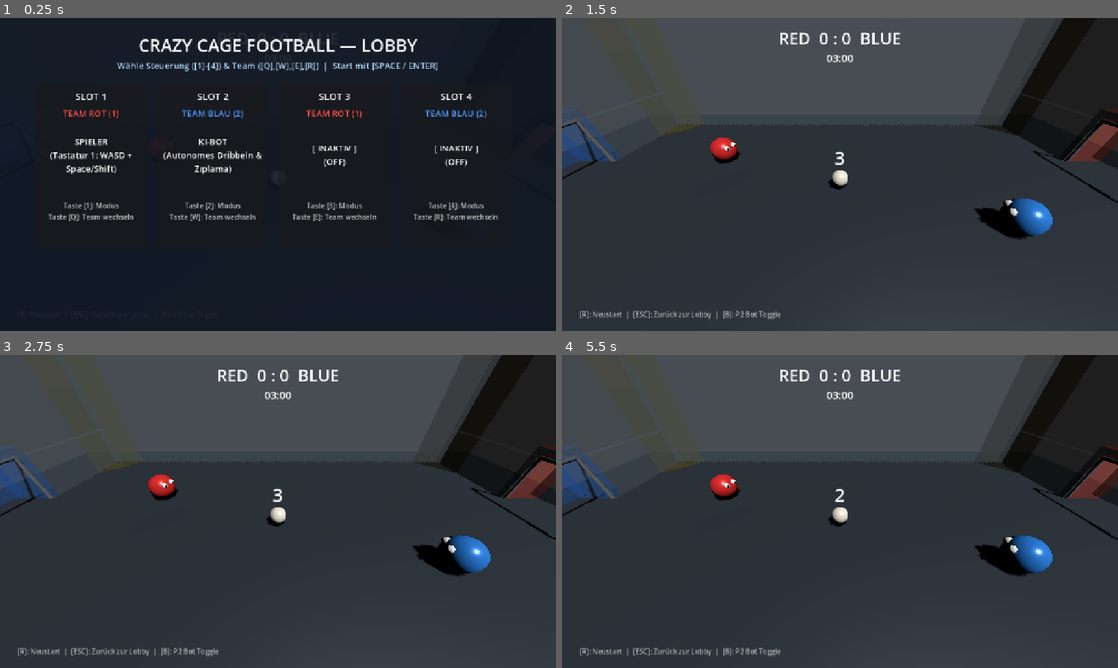
Above: before the commit, frames 1-4 (two rows, left to right).
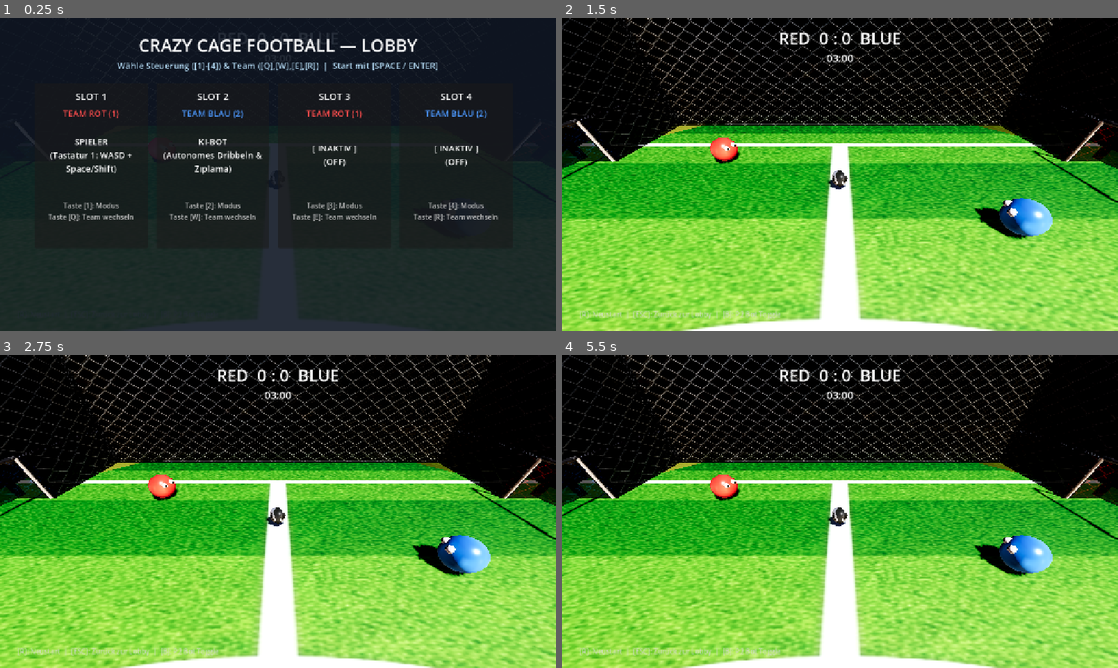
Above: after the commit, the same moments.

Repository: RobinNunkesser/gd-godot-crazy-cage-football
Game: Godot game, scene res://scenes/main.tscn
Two runs of this game, one before a commit and one after it. Both use one fixed random seed, a clock stepped at 60 frames per second and the inputs below.
Inputs:
- Up to frame 1 (0.25 s): no input
- Up to frame 2 (1.5 s): tap Enter (p2_jump) at 0.5 s; hold D (p1_right) 0.53-1.28 s; tap Shift (p1_boost) at 0.6 s; tap Space (p1_jump) at 0.77 s; tap R (restart) at 1.25 s; hold S (p1_down) from 1.28 s (still down); tap Down (p2_down) at 1.35 s
- Up to frame 3 (2.75 s): tap Space (p1_jump) at 1.52 s; tap R (restart) at 2 s; release S (p1_down) at 2.03 s; hold D (p1_right) from 2.03 s (still down); hold Left (p2_left) from 2.03 s (still down)
- Up to frame 4 (5.5 s): tap R (restart) at 2.75, 3.5, 4.25 s; release D (p1_right) at 2.78 s; release Left (p2_left) at 2.78 s; hold W (p1_up) 2.78-3.53 s; tap Right (p2_right) at 2.85 s; tap Space (p1_jump) at 3.02, 3.77, 4.52 s; hold Up (p2_up) 3.53-4.28 s; hold A (p1_left) 3.53-5.03 s; tap 1 at 4.35 s; hold S (p1_down) from 5.03 s (still down); tap 2 at 5.1 s

The runs differ from the first frame. In frame 2, 95% of the frame differs, in the area x 0-100%, y 0-100%; in frame 3, 95%; in frame 4, 95%.

Commit message:
feat(textures): add pitch turf, chainlink fence, soccer ball and night cage stadium skybox

Diff:
--- a/scenes/main.gd
+++ b/scenes/main.gd
@@ -56,15 +56,38 @@
 	add_child(whistle_player)
 
 func _build_scene() -> void:
-	# 1. Umwelt & Licht
+	# 1. Umwelt, Skybox & Flutlicht
+	var env = Environment.new()
+	env.background_mode = Environment.BG_SKY
+	var sky = Sky.new()
+	var skybox_path = "res://assets/textures/cage_skybox.jpg"
+	if ResourceLoader.exists(skybox_path):
+		var pano = PanoramaSkyMaterial.new()
+		pano.panorama = load(skybox_path)
+		sky.sky_material = pano
+	else:
+		var proc_sky = ProceduralSkyMaterial.new()
+		sky.sky_material = proc_sky
+	env.sky = sky
+	env.tonemap_mode = Environment.TONE_MAPPER_ACES
+	env.glow_enabled = true
+	env.glow_intensity = 0.4
+	env.glow_bloom = 0.15
+
+	var world_env = WorldEnvironment.new()
+	world_env.name = "WorldEnvironment"
+	world_env.environment = env
+	add_child(world_env)
+
 	var sun = DirectionalLight3D.new()
 	sun.name = "StadiumLight"
 	sun.position = Vector3(15, 25, 15)
 	sun.rotation_degrees = Vector3(-55, 40, 0)
+	sun.light_energy = 1.3
 	sun.shadow_enabled = true
 	add_child(sun)
 
-	# 2. Boden (Stahl-Riffelblech Look)
+	# 2. Boden (Authentischer Street-Soccer Cage-Kunstrasen)
 	var floor_body = StaticBody3D.new()
 	floor_body.name = "CageFloor"
 	floor_body.position = Vector3(0, -0.2, 0)
@@ -84,9 +107,16 @@
 	var floor_inst = MeshInstance3D.new()
 	floor_inst.mesh = floor_box
 	var floor_mat = StandardMaterial3D.new()
-	floor_mat.albedo_color = Color(0.28, 0.32, 0.36)
-	floor_mat.metallic = 0.6
-	floor_mat.roughness = 0.4
+	var turf_path = "res://assets/textures/pitch_turf.jpg"
+	if ResourceLoader.exists(turf_path):
+		floor_mat.albedo_texture = load(turf_path)
+		floor_mat.uv1_scale = Vector3(1.0, 1.0, 1.0)
+		floor_mat.roughness = 0.65
+		floor_mat.metallic = 0.05
+	else:
+		floor_mat.albedo_color = Color(0.28, 0.32, 0.36)
+		floor_mat.metallic = 0.6
+		floor_mat.roughness = 0.4
 	floor_inst.material_override = floor_mat
 	floor_body.add_child(floor_inst)
 	add_child(floor_body)
@@ -149,7 +179,7 @@
 	camera.current = true
 	add_child(camera)
 
-func _build_wall(pos: Vector3, size: Vector3, wall_name: String, custom_color: Color = Color(0.4, 0.45, 0.5, 0.6)) -> void:
+func _build_wall(pos: Vector3, size: Vector3, wall_name: String, custom_color: Color = Color(0.75, 0.8, 0.85, 0.75)) -> void:
 	var body = StaticBody3D.new()
 	body.name = wall_name
 	body.position = pos
@@ -165,9 +195,20 @@
 	box.size = size
 	mesh_inst.mesh = box
 	var mat = StandardMaterial3D.new()
-	mat.albedo_color = custom_color
-	mat.transparency = BaseMaterial3D.TRANSPARENCY_ALPHA
-	mat.roughness = 0.3
+	var fence_path = "res://assets/textures/chainlink_fence.jpg"
+	if ResourceLoader.exists(fence_path):
+		mat.albedo_texture = load(fence_path)
+		var max_span = maxf(size.x, size.z)
+		mat.uv1_scale = Vector3(max_span * 0.45, size.y * 0.45, 1.0)
+		mat.albedo_color = custom_color
+		mat.transparency = BaseMaterial3D.TRANSPARENCY_ALPHA
+		mat.cull_mode = BaseMaterial3D.CULL_DISABLED
+		mat.metallic = 0.85
+		mat.roughness = 0.25
+	else:
+		mat.albedo_color = custom_color
+		mat.transparency = BaseMaterial3D.TRANSPARENCY_ALPHA
+		mat.roughness = 0.3
 	mesh_inst.material_override = mat
 	body.add_child(mesh_inst)
 	add_child(body)
--- a/scripts/ball.gd
+++ b/scripts/ball.gd
@@ -53,8 +53,14 @@
 		sphere.height = CageConfig.BALL_RADIUS * 2.0
 
 		var mat = StandardMaterial3D.new()
-		mat.albedo_color = Color(0.96, 0.94, 0.88) # Classic soccer white/cream
-		mat.roughness = 0.35
+		var ball_tex_path = "res://assets/textures/soccer_ball.jpg"
+		if ResourceLoader.exists(ball_tex_path):
+			mat.albedo_texture = load(ball_tex_path)
+			mat.albedo_color = Color(1.0, 1.0, 1.0)
+		else:
+			mat.albedo_color = Color(0.96, 0.94, 0.88) # Classic soccer white/cream
+		mat.roughness = 0.25
+		mat.metallic = 0.05
 		_mesh_instance.mesh = sphere
 		_mesh_instance.material_override = mat
 		add_child(_mesh_instance)
--- a/test_gameplay.gd
+++ b/test_gameplay.gd
@@ -162,6 +162,10 @@
 	assert(main_scene.camera != null, "Cage camera should exist")
 	assert(main_scene.player2.is_bot, "Player 2 should default to AI bot for single-player")
 
+	# Visuals & WorldEnvironment
+	assert(main_scene.has_node("WorldEnvironment"), "WorldEnvironment must exist for stadium skybox")
+	assert(main_scene.has_node("CageFloor"), "CageFloor must exist")
+
 	# Tore müssen durch feste StaticBody3D-Wände geschlossen sein
 	assert(main_scene.has_node("LeftGoal_BackNet"), "Left goal back wall must exist")
 	assert(main_scene.has_node("RightGoal_BackNet"), "Right goal back wall must exist")
Binary file added: assets/textures/cage_skybox.jpg
Not shown, added: assets/textures/cage_skybox.jpg.import
Binary file added: assets/textures/chainlink_fence.jpg
Not shown, added: assets/textures/chainlink_fence.jpg.import
Binary file added: assets/textures/pitch_turf.jpg
Not shown, added: assets/textures/pitch_turf.jpg.import
Binary file added: assets/textures/soccer_ball.jpg
Not shown, added: assets/textures/soccer_ball.jpg.import
Not shown, added: audio/cato.wav.import
Not shown, added: audio/duduk.wav.import
Not shown, added: audio/pato.wav.import
Not shown, added: .gitignore
